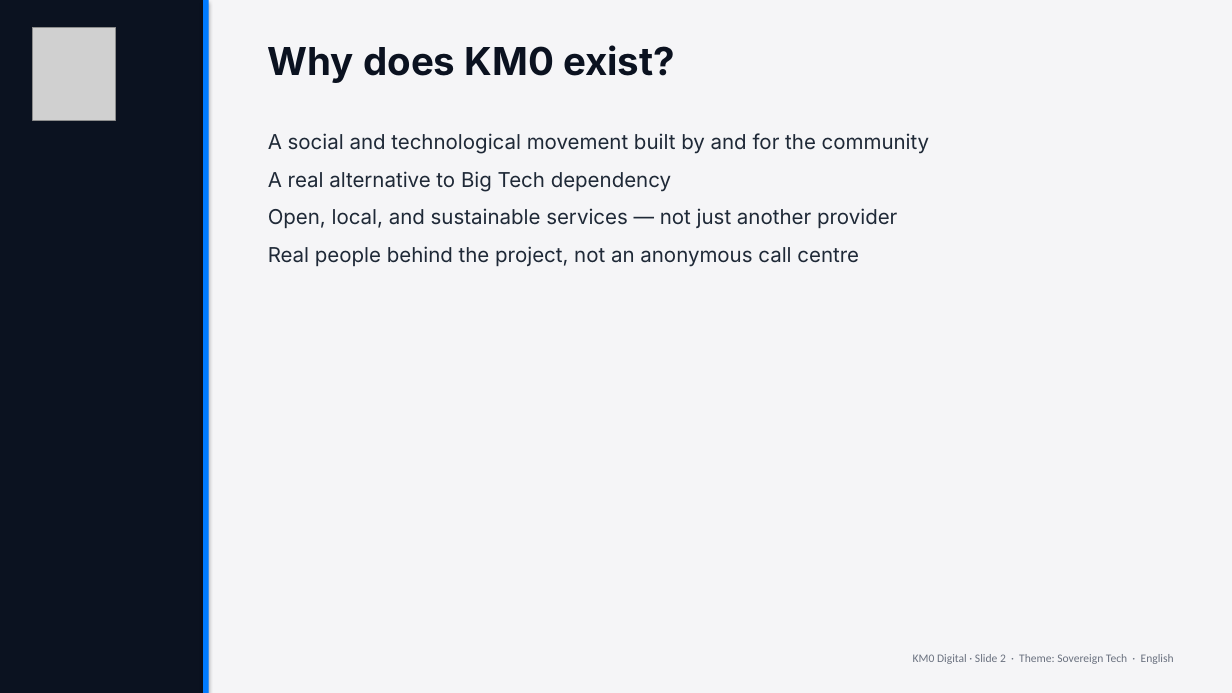
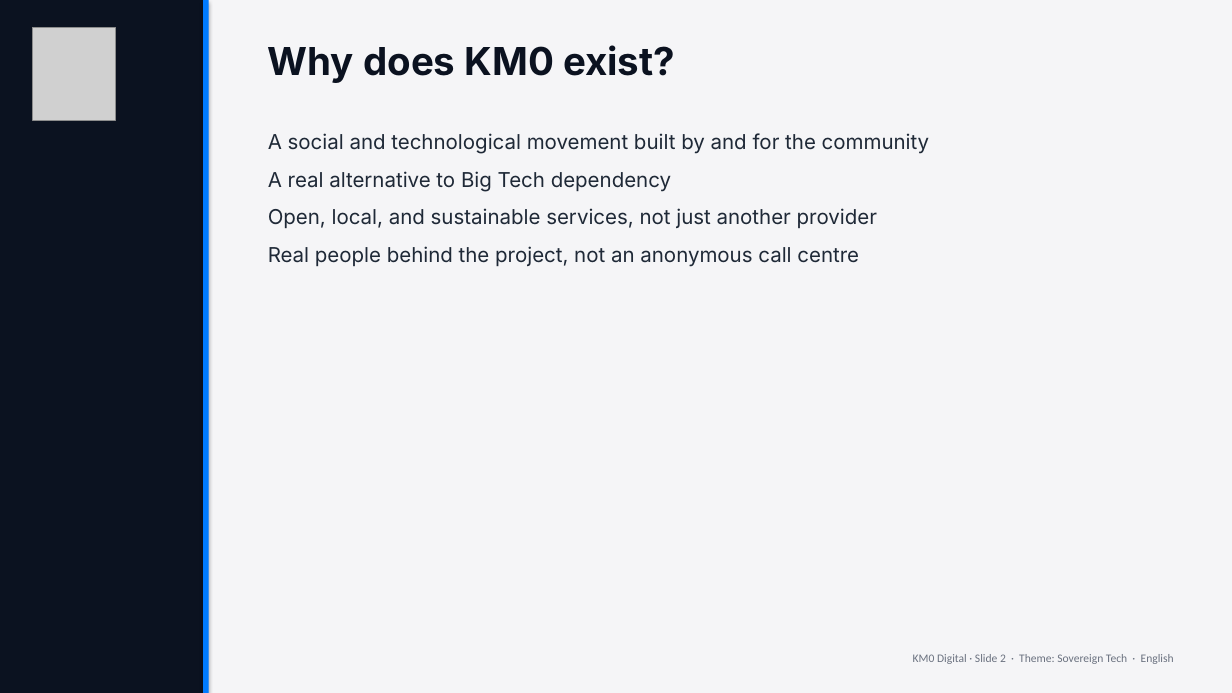
Before and after one commit to AMVARA-CONSULTING/km0-web, a slide deck: slide 2 of presentations/KM0-Sovereign-Tech-EN.pptx. Drawn at 1232x693 pixels with LibreOffice and Linux fonts; fonts in the diff are those of the drawing; grey boxes stand for pictures. Boxes give left, top, right and bottom in pixels: in the first picture for what was removed or moved away, otherwise in the second. Text is boxed around its words. In the diff, an @@ line names an element or a change of style, - is before the commit and + after.

```diff
--- a/presentations/KM0-Sovereign-Tech-EN.pptx
+++ b/presentations/KM0-Sovereign-Tech-EN.pptx
@@ text at [268, 208, 877, 228]: text changed @@
-Open, local, and sustainable services — not just another provider
+Open, local, and sustainable services, not just another provider
```
Also in this commit, not shown: 5 other slides changed, 41 other files.
